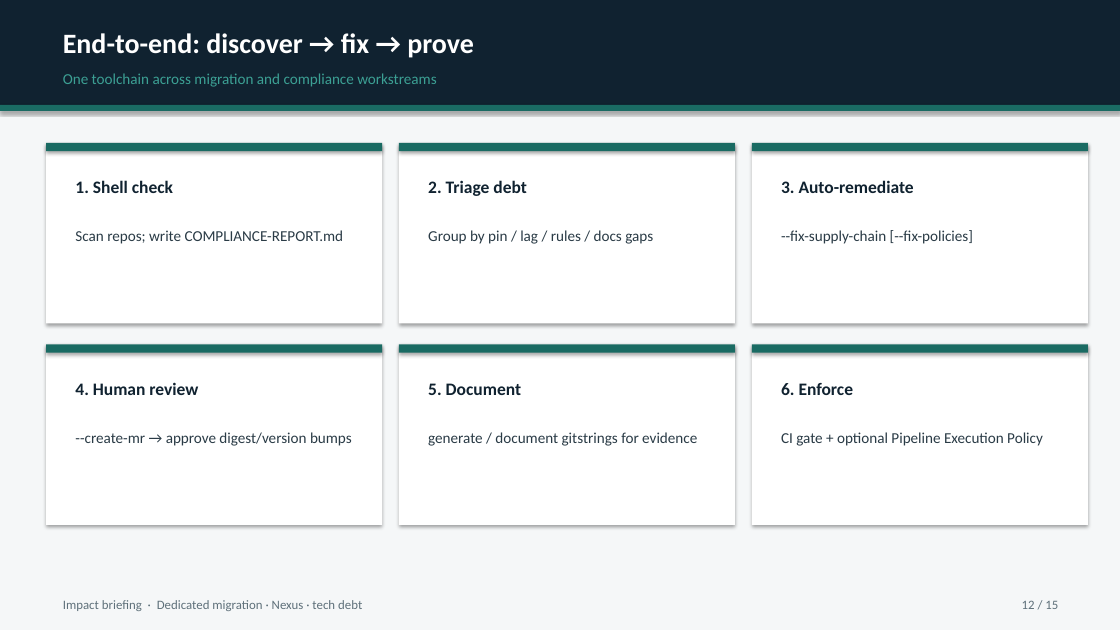
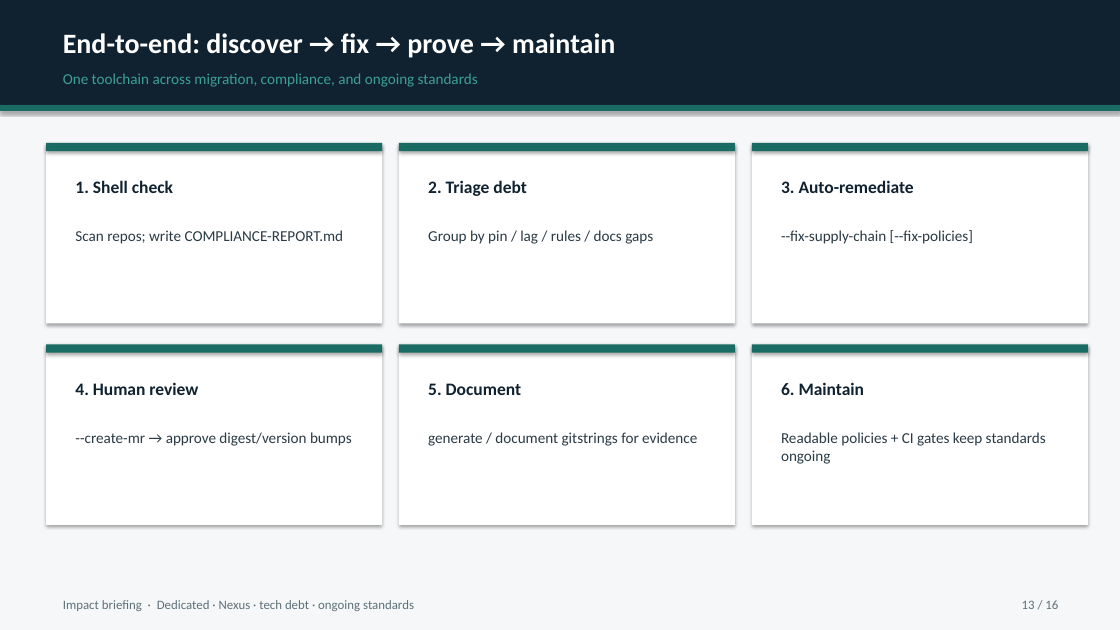
Before and after one commit to MaturityBuilder/gitlab-compliance, a slide deck: slide 13 of docs/presentations/gitlab-compliance-dedicated-nexus-impact.pptx (slide 12 before the commit). Drawn at 1120x630 pixels with LibreOffice and Linux fonts; fonts in the diff are those of the drawing. Boxes give left, top, right and bottom in pixels: in the first picture for what was removed or moved away, otherwise in the second. Text is boxed around its words. In the diff, an @@ line names an element or a change of style, - is before the commit and + after.

```diff
--- a/docs/presentations/gitlab-compliance-dedicated-nexus-impact.pptx
+++ b/docs/presentations/gitlab-compliance-dedicated-nexus-impact.pptx
@@ text at [63, 33, 615, 58]: text changed @@
-End-to-end: discover → fix → prove
+End-to-end: discover → fix → prove → maintain
@@ text at [63, 73, 478, 87]: text changed @@
-One toolchain across migration and compliance workstreams
+One toolchain across migration, compliance, and ongoing standards
@@ text at [781, 382, 865, 395]: text changed @@
-6. Enforce
+6. Maintain
@@ text at [781, 432, 1046, 464]: text changed @@
-CI gate + optional Pipeline Execution Policy
+Readable policies + CI gates keep standards ongoing
@@ text at [63, 600, 414, 611]: text changed @@
-Impact briefing · Dedicated migration · Nexus · tech debt
+Impact briefing · Dedicated · Nexus · tech debt · ongoing standards
@@ text at [1022, 600, 1058, 609]: text changed @@
-12 / 15
+13 / 16
```
Also in this commit, not shown: 14 other slides changed, 1 slide added, 2 other files.
